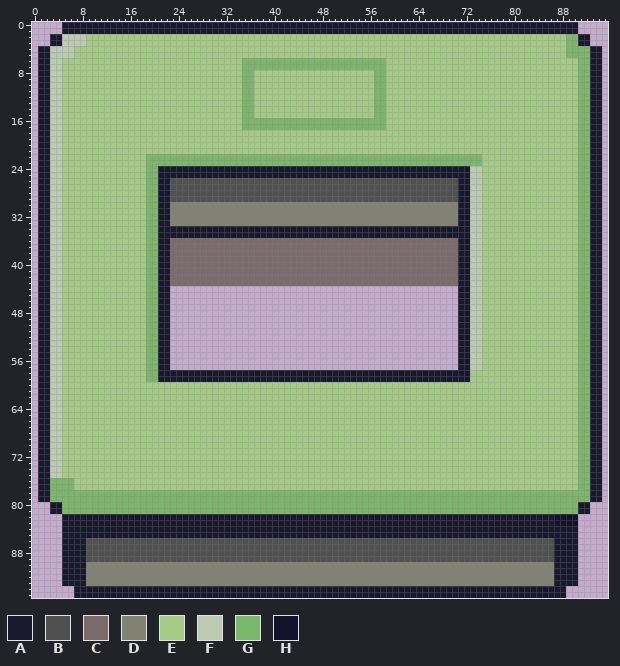
File history of a sprite sheet, bin/assets/objects/cashing_machineU.png. This is how it looked before the edit.
The file is 96x96 pixels.
Palette (. is transparent): A #18182e  B #505050  C #7b6b6a  D #828272  E #a4cb83  F #bccab1  G #7bb76a  H #12122b
Now the later version:
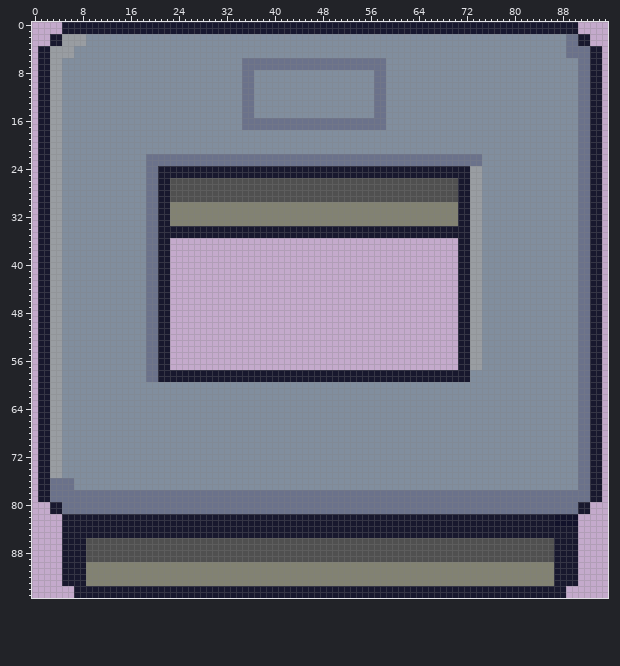
Change:
@@ palette @@
-E #a4cb83
+E #818e9e
-F #bccab1
+F #999da2
-G #7bb76a
+G #6b728b
@@ x 21..72 @@
 35 AAAAAAAAAAAAAAAAAAAAAAAAAAAAAAAAAAAAAAAAAAAAAAAAAAAA
-36 AACCCCCCCCCCCCCCCCCCCCCCCCCCCCCCCCCCCCCCCCCCCCCCCCAA
-37 AACCCCCCCCCCCCCCCCCCCCCCCCCCCCCCCCCCCCCCCCCCCCCCCCAA
-38 AACCCCCCCCCCCCCCCCCCCCCCCCCCCCCCCCCCCCCCCCCCCCCCCCAA
-39 AACCCCCCCCCCCCCCCCCCCCCCCCCCCCCCCCCCCCCCCCCCCCCCCCAA
-40 AACCCCCCCCCCCCCCCCCCCCCCCCCCCCCCCCCCCCCCCCCCCCCCCCAA
-41 AACCCCCCCCCCCCCCCCCCCCCCCCCCCCCCCCCCCCCCCCCCCCCCCCAA
-42 AACCCCCCCCCCCCCCCCCCCCCCCCCCCCCCCCCCCCCCCCCCCCCCCCAA
-43 AACCCCCCCCCCCCCCCCCCCCCCCCCCCCCCCCCCCCCCCCCCCCCCCCAA
+36 AA................................................AA
+37 AA................................................AA
+38 AA................................................AA
+39 AA................................................AA
+40 AA................................................AA
+41 AA................................................AA
+42 AA................................................AA
+43 AA................................................AA
 44 AA................................................AA
Pixel boxes of the changes (left, top, right, bottom) in both pictures:
changed: (50, 34, 590, 514)
